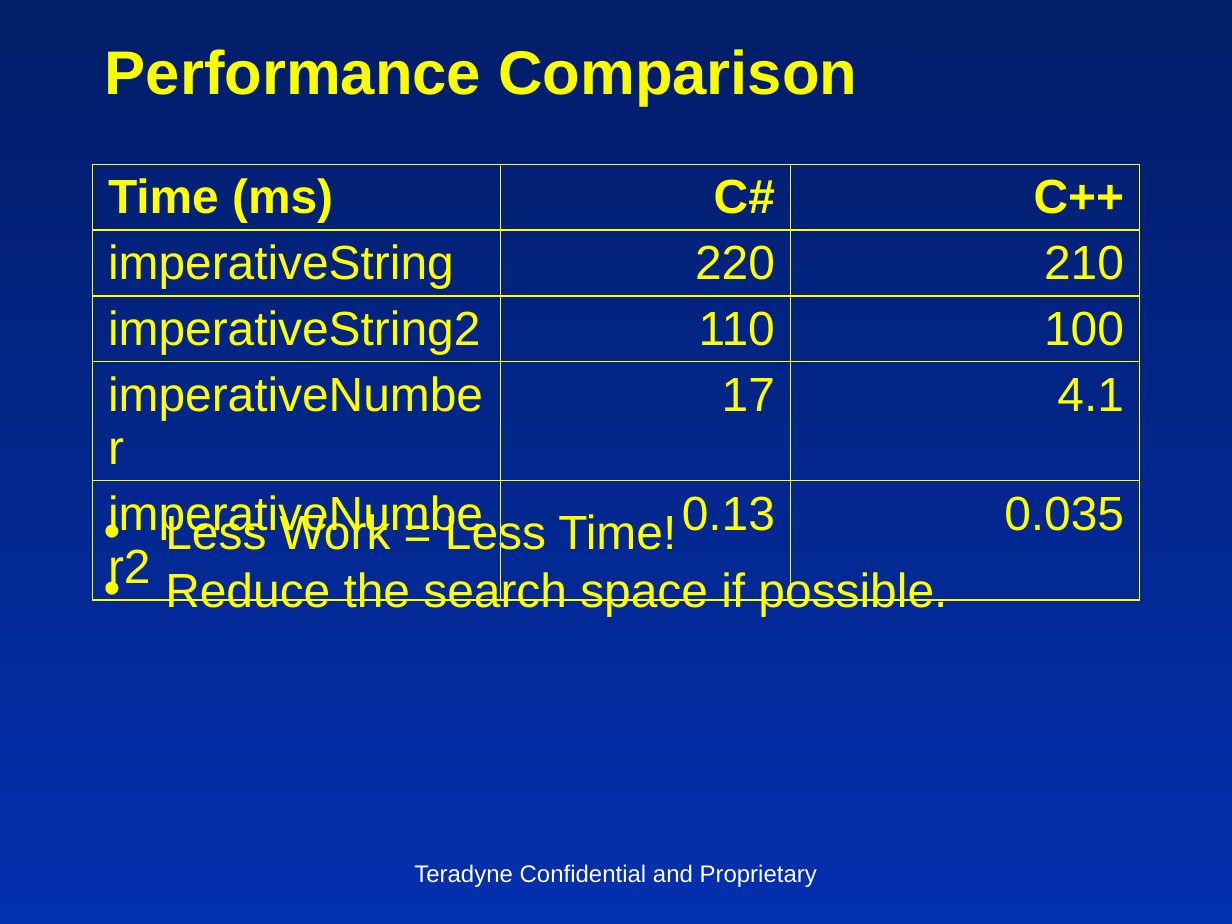
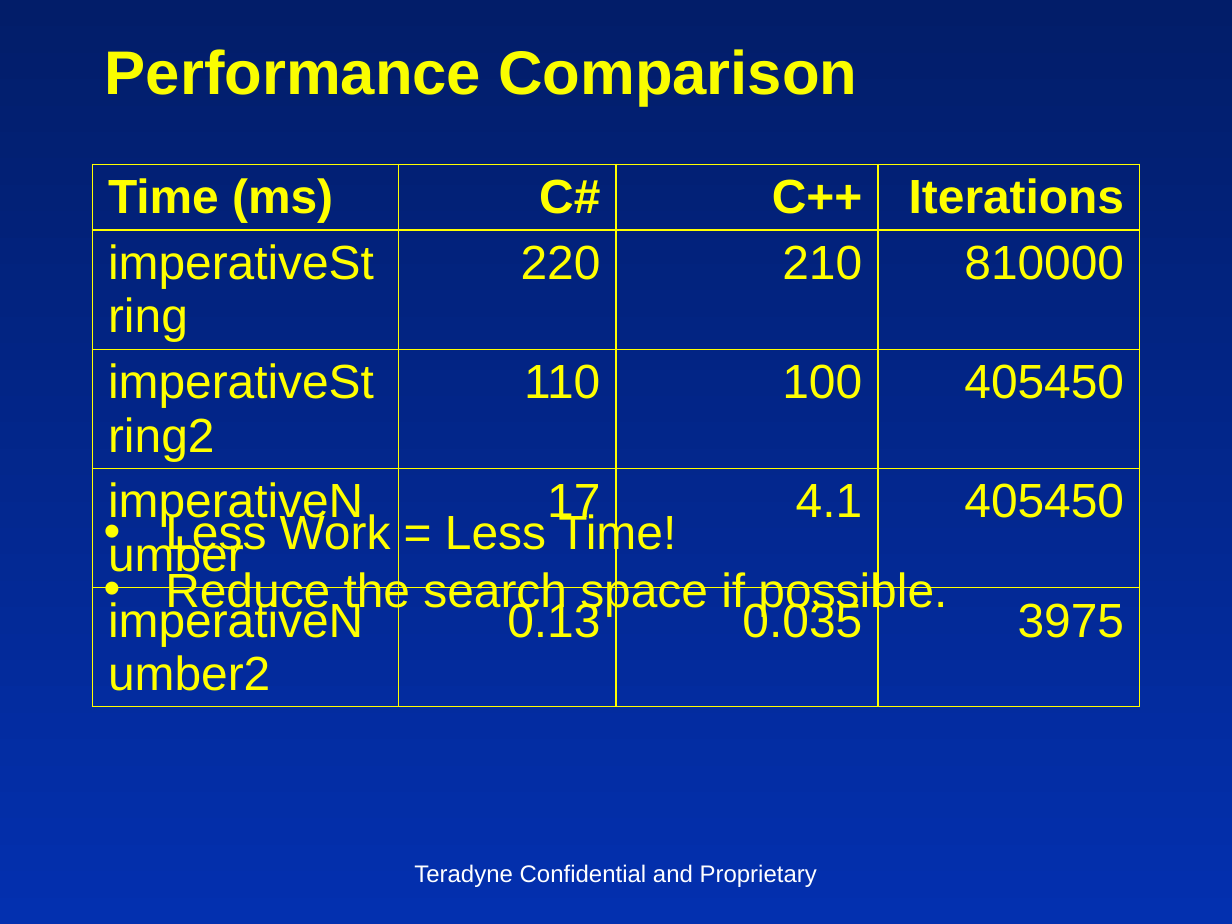
Before and after one commit to insideoutclub/Euler, a slide deck: slide 11 of FiveEasyPieces4.pptx. Drawn at 1232x924 pixels with LibreOffice and Linux fonts; fonts in the diff are those of the drawing. Boxes give left, top, right and bottom in pixels: in the first picture for what was removed or moved away, otherwise in the second. Text is boxed around its words. In the diff, an @@ line names an element or a change of style, - is before the commit and + after.

```diff
--- a/FiveEasyPieces4.pptx
+++ b/FiveEasyPieces4.pptx
@@ table at (92,164,1141,642) @@
+column 4: Iterations | 810000 | 405450 | 405450 | 3975
```
Also in this commit, not shown: 4 other slides changed.
